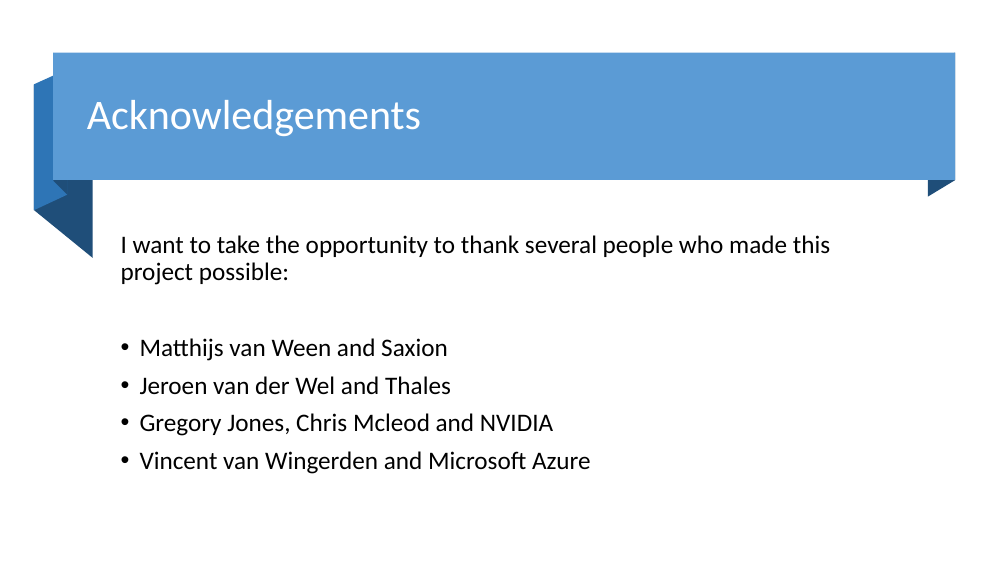
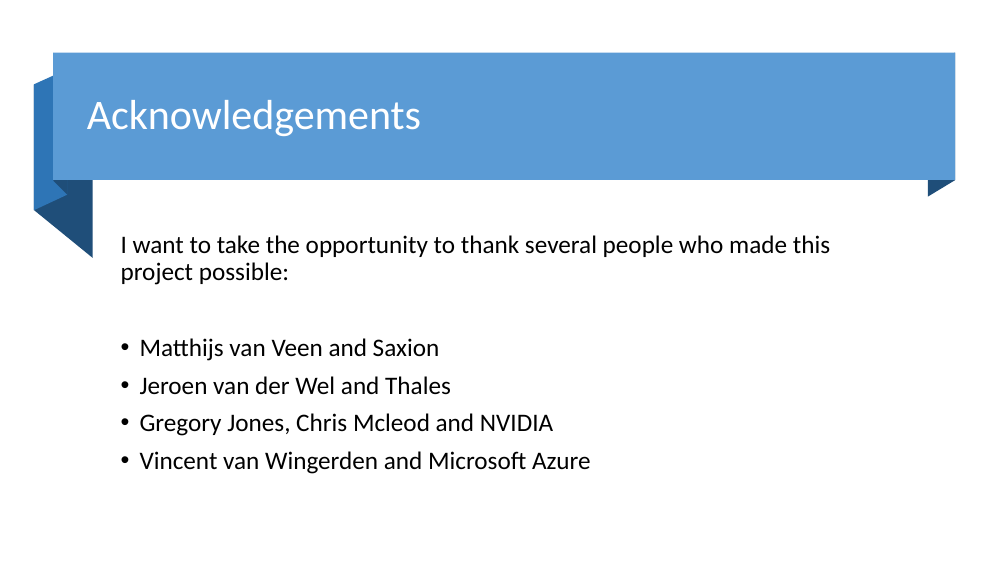
Before and after one commit to Aptanaa/CloudVR-Thesis, a slide deck: slide 11 of Reflection/Cloud VR – Distributed VR Solutions(1).pptx. Drawn at 1008x567 pixels with LibreOffice and Linux fonts; fonts in the diff are those of the drawing. Boxes give left, top, right and bottom in pixels: in the first picture for what was removed or moved away, otherwise in the second. Text is boxed around its words. In the diff, an @@ line names an element or a change of style, - is before the commit and + after.

Commit message:
Presentation: Fixed error in acknowledgements

```diff
--- a/Reflection/Cloud VR – Distributed VR Solutions(1).pptx
+++ b/Reflection/Cloud VR – Distributed VR Solutions(1).pptx
@@ text at (140, 338, 440, 361): text changed @@
-• Matthijs van Ween and Saxion
+• Matthijs van Veen and Saxion
```
